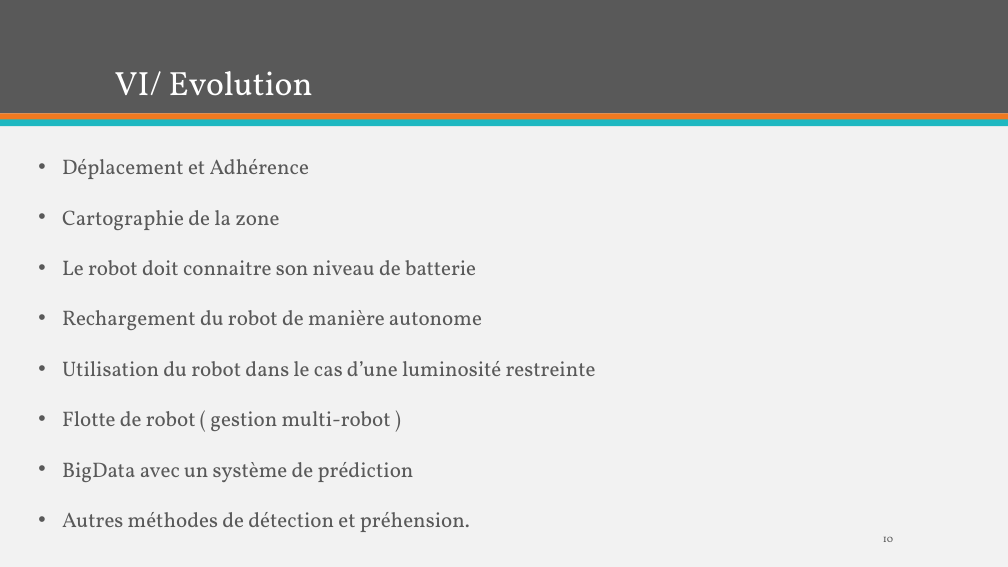
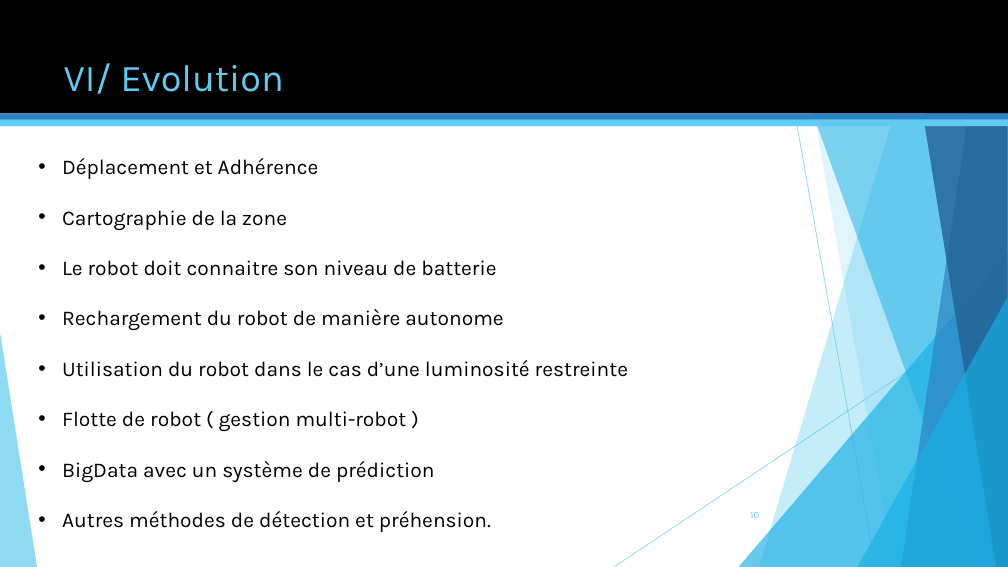
Before and after one commit to miyujach/Projet-Robot, a slide deck: slide 10 of Projet Robot.pptm. Drawn at 1008x567 pixels with LibreOffice and Linux fonts; fonts in the diff are those of the drawing. Boxes give left, top, right and bottom in pixels: in the first picture for what was removed or moved away, otherwise in the second. Text is boxed around its words. In the diff, an @@ line names an element or a change of style, - is before the commit and + after.

```diff
--- a/Projet Robot.pptm
+++ b/Projet Robot.pptm
@@ background #F2F2F2 to #FFFFFF @@
@@ rectangle at [0,0,1008,113]: fill #595959 to #000000 @@
@@ title "VI/ Evolution": place and size @@
-title "VI/ Evolution" at [115,71,313,96]
+title "VI/ Evolution" at [64,63,284,94]
@@ title "VI/ Evolution" at [64,63,284,94]: size 32 to 36 pt, font Vollkorn to Karla, text colour #FFFFFF to #5FCBEF; line spacing 0.9 to 1; vertical alignment bottom to top @@
@@ rectangle at [0,113,1008,120]: fill #EF7920 to #2E83C3 @@
@@ rectangle at [0,119,1008,126]: fill #1EB8C1 to #5FCBEF @@
@@ text "Déplacement et Adhérence" at [62,158,628,532]: font Vollkorn to Karla, text colour #595959 to #000000 @@
@@ group added at [0,0,1008,567]: 5 freeform shapes, 3 triangles, 2 lines @@
@@ page number: place and size @@
-page number at [883,537,893,542]
+page number at [750,512,759,518]
@@ page number at [750,512,759,518]: size 10 to 9 pt, font Vollkorn to Karla, text colour #595959 to #5FCBEF @@
```
Also in this commit, not shown: 12 other slides changed.
